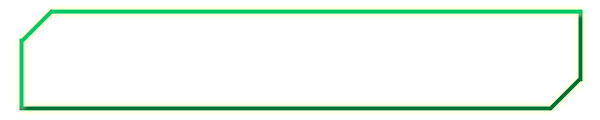
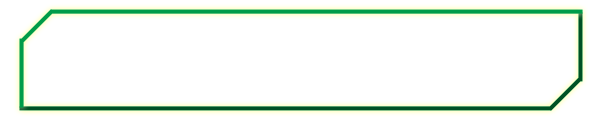
Layers edited between the first and the second (600, 120) image:
added layer "Top copy" above "Top" over [16, 6, 586, 114]
hid "Top" over [19, 9, 583, 108]
hid "Bottom" over [19, 12, 583, 111]
